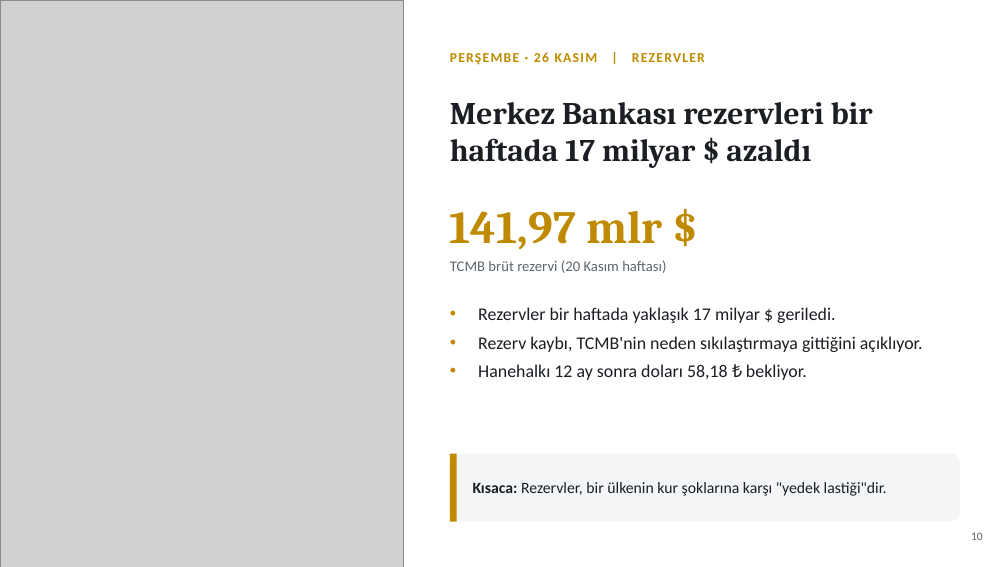
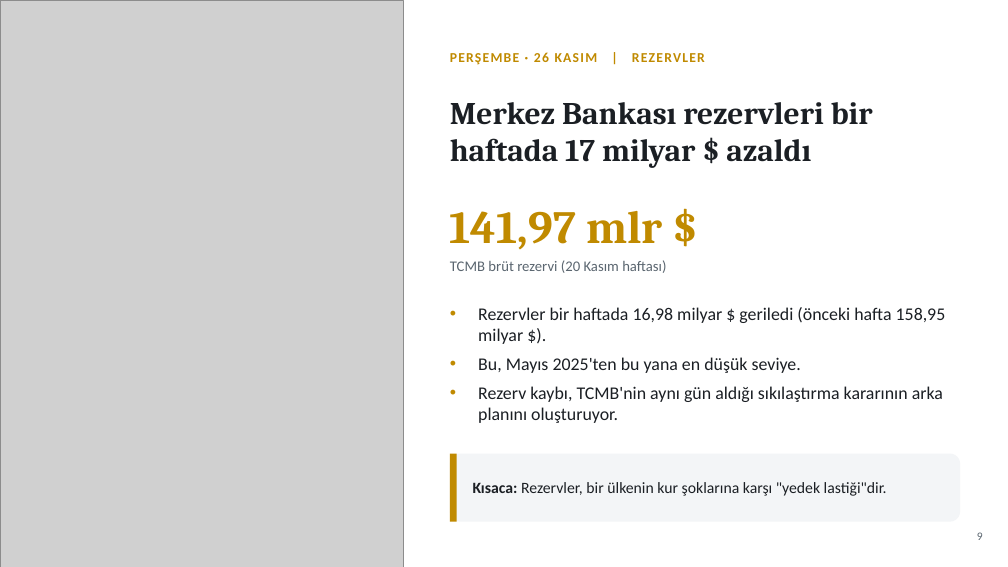
Before and after one commit to likyastudio/ikya-studios-ad, a slide deck: slide 9 of sunum/Haftalik_Ekonomi_Gundemi_Sade.pptx (slide 10 before the commit). Drawn at 1008x567 pixels with LibreOffice and Linux fonts; fonts in the diff are those of the drawing; grey boxes stand for pictures. Boxes give left, top, right and bottom in pixels: in the first picture for what was removed or moved away, otherwise in the second. Text is boxed around its words. In the diff, an @@ line names an element or a change of style, - is before the commit and + after.

```diff
--- a/sunum/Haftalik_Ekonomi_Gundemi_Sade.pptx
+++ b/sunum/Haftalik_Ekonomi_Gundemi_Sade.pptx
@@ text at (478, 307, 946, 423): text changed @@
-• Rezervler bir haftada yaklaşık 17 milyar $ geriledi.
-• Rezerv kaybı, TCMB'nin neden sıkılaştırmaya gittiğini açıklıyor.
-• Hanehalkı 12 ay sonra doları 58,18 ₺ bekliyor.
+• Rezervler bir haftada 16,98 milyar $ geriledi (önceki hafta 158,95 milyar $).
+• Bu, Mayıs 2025'ten bu yana en düşük seviye.
+• Rezerv kaybı, TCMB'nin aynı gün aldığı sıkılaştırma kararının arka planını oluşturuyor.
@@ text at (977, 532, 983, 540): text changed @@
-10
+9
```
Also in this commit, not shown: 14 other slides changed, 1 slide added, 1 slide removed.
